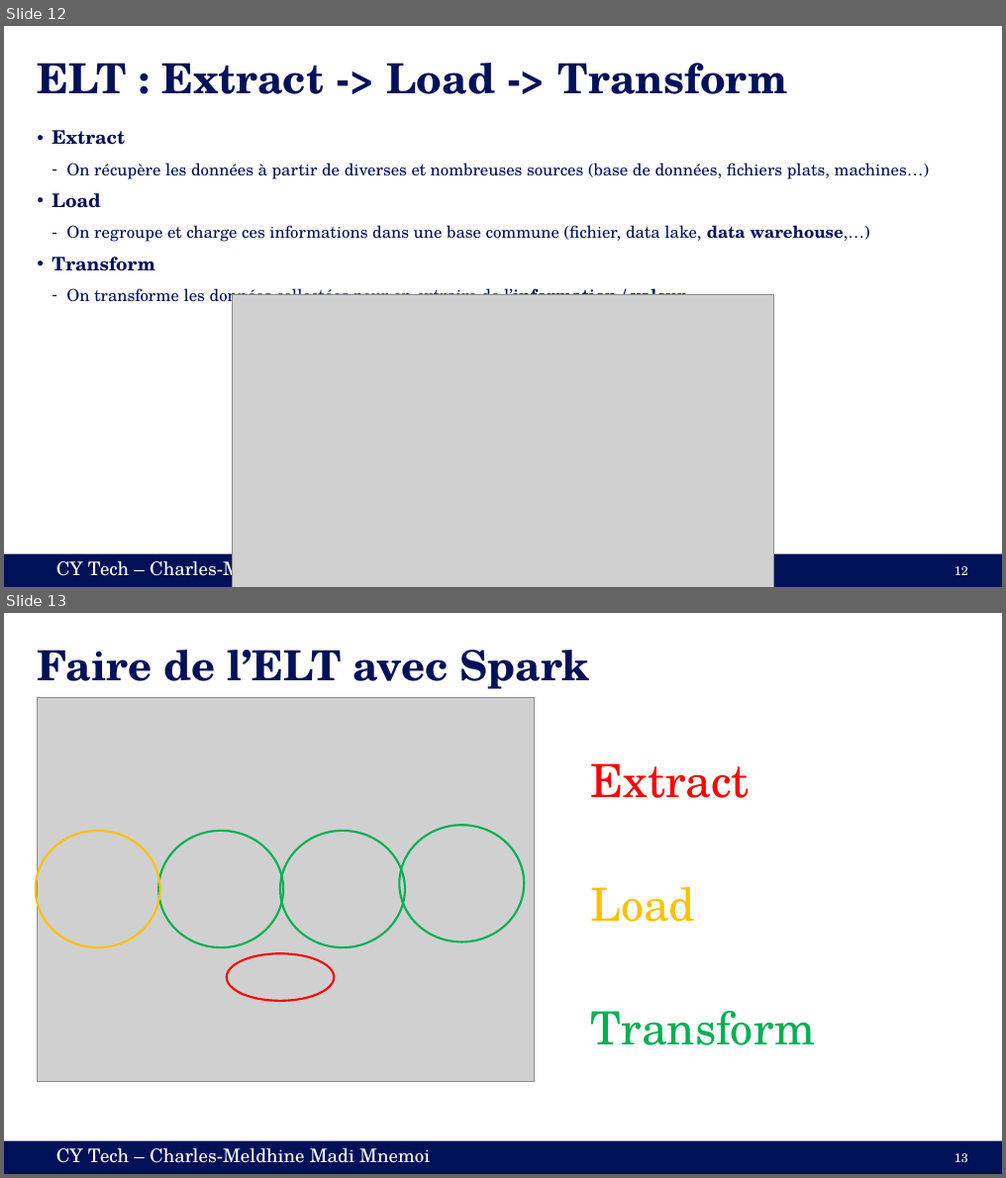
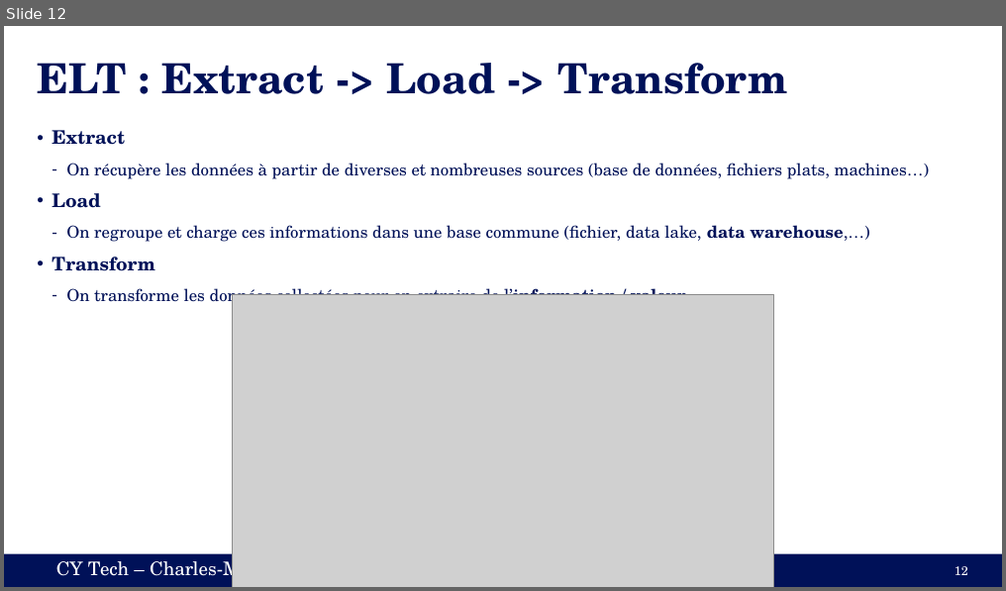
Before and after one commit to cmnemoi/cytech_sparks, a slide deck: presentation.pptx. Shown one above the other, each under a label of ours: slides 12 and 13 before the commit, slide 12 after it. The pictures are 1006x1178 and 1006x591 pixels, drawn with LibreOffice and Linux fonts; fonts in the diff are those of the drawing; grey boxes stand for pictures. Boxes give left, top, right and bottom in pixels: in the first picture for what was removed or moved away, otherwise in the second. Text is boxed around its words. In the diff, an @@ line names an element or a change of style, - is before the commit and + after.

```diff
--- a/presentation.pptx
+++ b/presentation.pptx
@@ slide 13 removed at [4,613,1002,1174], background #FFFFFF; not listed: 2 template elements that a slide beside it also shows @@
@@ title removed at [37,650,590,689] @@
-Faire de l’ELT avec Spark
@@ picture removed at [37,697,535,1080] @@
@@ text removed at [590,763,815,1046] @@
-  Extract
-  Load
-  Transform
@@ ellipse removed at [36,831,160,948] @@
@@ ellipse removed at [158,831,284,948] @@
@@ ellipse removed at [280,831,405,948] @@
@@ ellipse removed at [399,825,524,942] @@
@@ ellipse removed at [226,954,334,1000] @@
@@ page number removed at [954,1154,968,1162] @@
-13
```
Also in this commit, not shown: 13 slides changed, 3 slides added, 4 other files.
